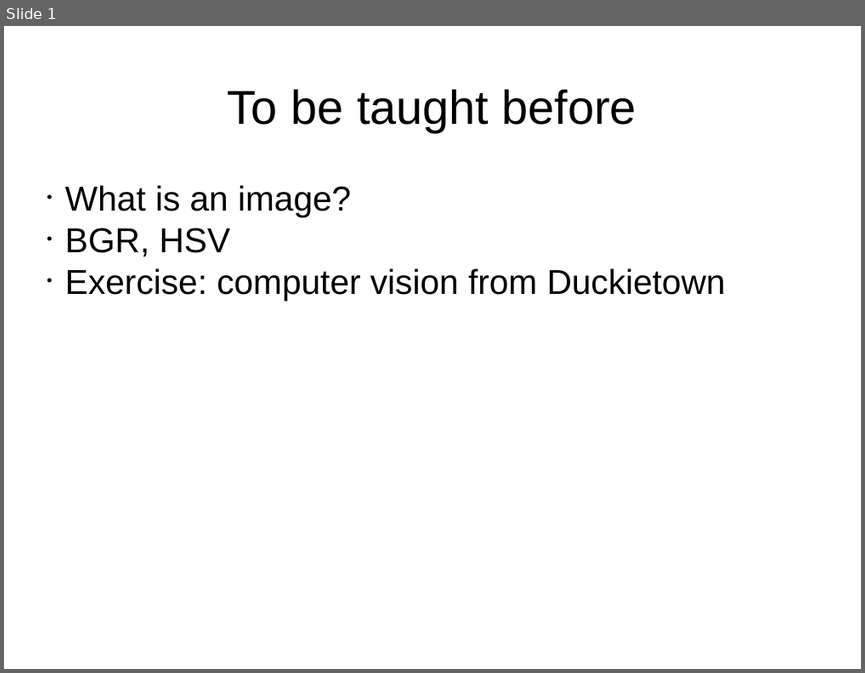
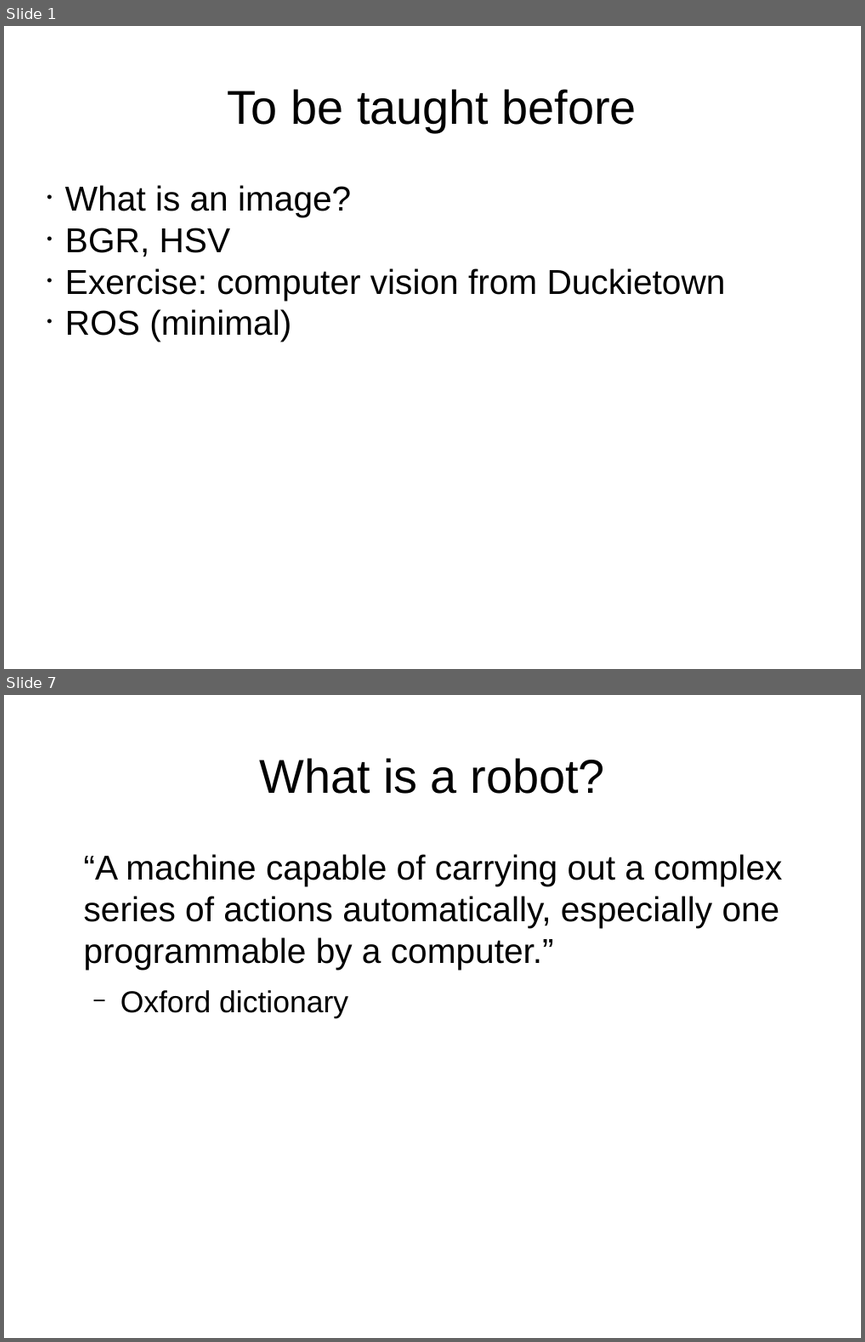
Before and after one commit to maivincent/MISE_presentations, a slide deck: Prerequisites.odp. Shown one above the other, each under a label of ours: slide 1 before the commit, slides 1 and 7 after it; the slides between them are not shown. The pictures are 865x673 and 865x1342 pixels, drawn with LibreOffice and Linux fonts; fonts in the diff are those of the drawing. Boxes give left, top, right and bottom in pixels: in the first picture for what was removed or moved away, otherwise in the second. Text is boxed around its words. In the diff, an @@ line names an element or a change of style, - is before the commit and + after.

Commit message:
Adding Introduction, Maths_physics, and ComputerScience

```diff
--- a/Prerequisites.odp
+++ b/Prerequisites.odp
@@ slide 7 added at <box>4,695,861,1338</box>, background #FFFFFF @@
@@ title added at <box>259,758,604,794</box>, 44 pt, text #000000 @@
+What is a robot?
@@ text added at <box>84,854,782,1018</box>, 32 pt, text #000000 @@
+“A machine capable of carrying out a complex series of actions automatically, especially one programmable by a computer.”
+  − Oxford dictionary
@@ slide 1 changed as well @@
@@ subtitle at <box>65,309,291,341</box>: paragraph added @@
+• ROS (minimal)
```
Also in this commit, not shown: 10 other slides added, 26 other files.
